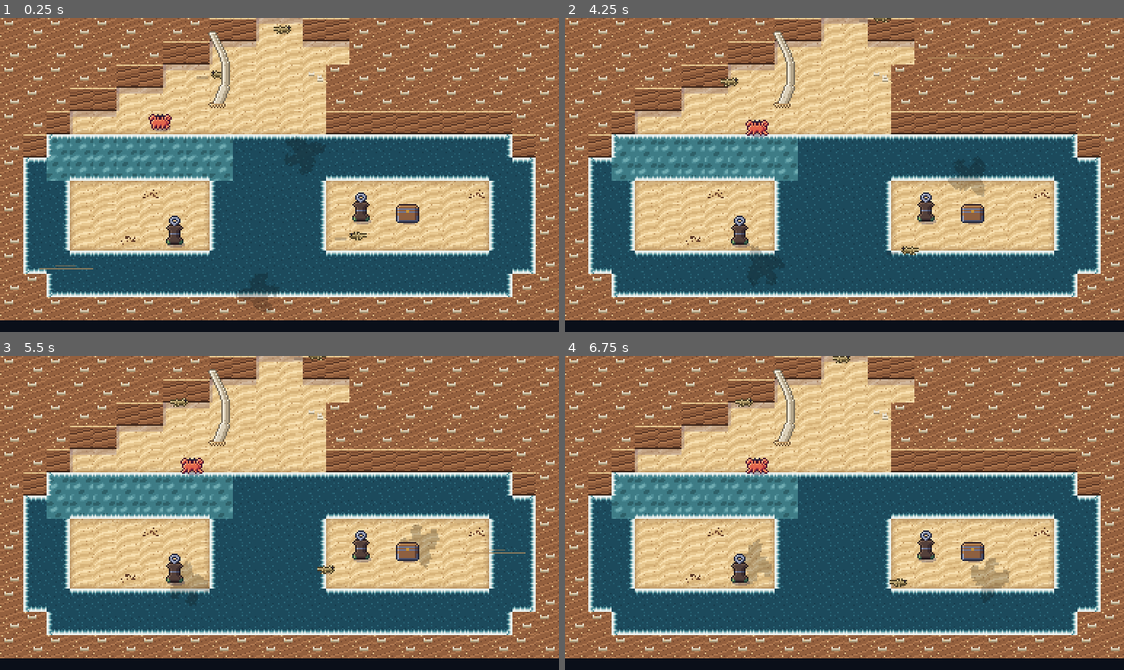
Above: before the commit, frames 1-4 (two rows, left to right).
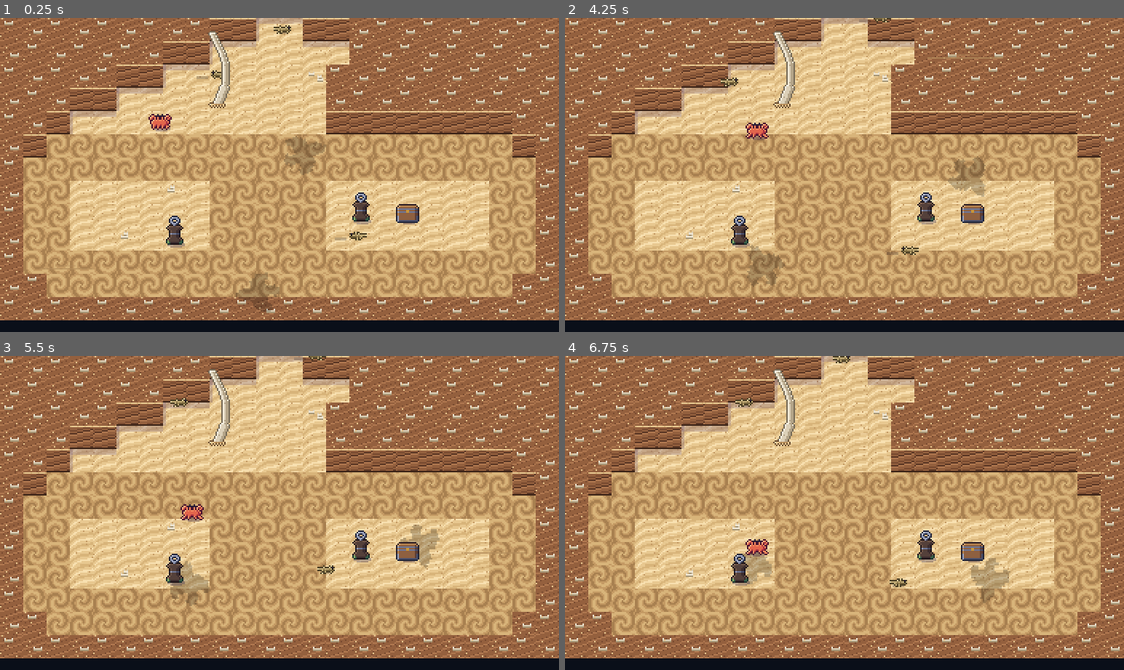
Above: after the commit, the same moments.

Repository: ashciraulo/Leviathan
Game: Godot game, scene res://rooms/room_10_1.tscn
Two runs of this game, one before a commit and one after it. Both use one fixed random seed, a clock stepped at 60 frames per second and the inputs below. This scene is started directly instead of the project's main scene.
Inputs (mouse positions are in pixels of both pictures, inside the frame that each line leads up to):
- Up to frame 1 (0.25 s): no input
- Up to frame 2 (4.25 s): tap Enter (ui_accept) at 0.5, 0.77, 1.07, 3.77, 4.07 s; move the mouse to (967, 159) at 0.52 s; hold D (move_right) 0.53-1.25 s; hold J (attack) 0.53-1.25 s; click (967, 159) at 0.67 s; drag from (732, 190) to (755, 118) at 1.27 s; move the mouse to (900, 105) at 2.02 s; hold D (move_right) 2.03-2.75 s; hold K (interact) 2.03-2.75 s; drag from (816, 237) to (755, 121) at 2.77 s; move the mouse to (1012, 222) at 3.52 s; hold A (move_left) from 3.53 s (still down); hold I (item_2) from 3.53 s (still down)
- Up to frame 3 (5.5 s): release A (move_left) at 4.25 s; release I (item_2) at 4.25 s; drag from (111, 465) to (195, 434) at 4.27 s; move the mouse to (307, 513) at 5.02 s; hold S (move_down) from 5.03 s (still down); hold Q (tab_prev) from 5.03 s (still down); click (307, 513) at 5.17 s
- Up to frame 4 (6.75 s): release S (move_down) at 5.75 s; release Q (tab_prev) at 5.75 s; drag from (760, 434) to (928, 547) at 5.77 s; move the mouse to (967, 497) at 6.52 s; hold W (move_up) from 6.53 s (still down); hold J (attack) from 6.53 s (still down)

The runs differ from the first frame. In frame 1, 35% of the frame differs, in the area x 4-96%, y 36-89%; in frame 2, 35%; in frame 3, 35%; in frame 4, 36%, in the area x 4-96%, y 32-89%.

Commit message:
Review: Sinkwhorl Flats (sinking sand, so the Diver's Helm can't skip the hook posts), Kestrel Reach's stream ends on a rock so the hook is thrown from still ground, secret checks fall back when the room is out of reach
Co-Authored-By: Claude Opus 5.5 <noreply@anthropic.com>
Claude-Session: https://claude.ai/code/session_01UYEn5XZXkHTUvmfLbrhNvJ

Diff:
--- a/locale/strings.csv
+++ b/locale/strings.csv
@@ -562,7 +562,7 @@
 ROOM_ROOTBOUND_HOLLOW,Rootbound Hollow
 ROOM_SPORECAP_WARREN,Sporecap Warren
 ROOM_WHALEFALL_STEPS,Whalefall Steps
-ROOM_BRINEGLASS_BASIN,Brineglass Basin
+ROOM_SINKWHORL_FLATS,Sinkwhorl Flats
 ROOM_KESTREL_REACH,Kestrel Reach
 ROOM_BLEACHED_STRAND,Bleached Strand
 ROOM_RIB_HOLLOW,Rib Hollow
--- a/rooms/room_10_1.tscn
+++ b/rooms/room_10_1.tscn
@@ -4,7 +4,7 @@
 
 [node name="Room" type="Node2D"]
 script = ExtResource("1_room")
-name_key = "ROOM_BRINEGLASS_BASIN"
+name_key = "ROOM_SINKWHORL_FLATS"
 biome = "ossuary"
 chest_item = "glint"
 chest_count = 200
@@ -13,11 +13,11 @@
 #######.......##########
 #####....U....##########
 ###...c.......##########
-##~~~~~~~~QQQQQQQQQQQQ##
-#Q~~~~~~~~QQQQQQQQQQQQQ#
-#QQ......QQQQQ.......QQ#
-#QQ......QQQQQ.O.C...QQ#
-#QQ....O.QQQQQ.......QQ#
-#QQQQQQQQQQQQQQQQQQQQQQ#
-##QQQQQQQQQQQQQQQQQQQQ##
+##SSSSSSSSSSSSSSSSSSSS##
+#SSSSSSSSSSSSSSSSSSSSSS#
+#SS......SSSSS.......SS#
+#SS......SSSSS.O.C...SS#
+#SS....O.SSSSS.......SS#
+#SSSSSSSSSSSSSSSSSSSSSS#
+##SSSSSSSSSSSSSSSSSSSS##
 ########################"
--- a/rooms/room_7_-3.tscn
+++ b/rooms/room_7_-3.tscn
@@ -9,9 +9,9 @@
 chest_item = "glint"
 chest_count = 200
 layout = "########################
-#___________.....#_____#
-#___________...J.#_____#
-#>....______.....#_____#
+#__________......#_____#
+#__________....J.#_____#
+#>...._____.#....#_____#
 #....._________________#
 #..0.._________________#
 ......_________________#
--- a/tests/screenshots.gd
+++ b/tests/screenshots.gd
@@ -78,7 +78,7 @@
 		await _room_shots(game, {
 			Vector2i(9, 0): ["thin_whalefall_way_in", Vector2i(20, 6)],
 			Vector2i(10, 0): ["thin_whalefall_steps", Vector2i(2, 6)],
-			Vector2i(10, 1): ["thin_brineglass_basin", Vector2i(11, 2)],
+			Vector2i(10, 1): ["thin_sinkwhorl_flats", Vector2i(11, 2)],
 			Vector2i(7, -3): ["thin_kestrel_reach", Vector2i(2, 6)],
 		})
 		SaveManager.delete_save()
--- a/tests/smoke_test.gd
+++ b/tests/smoke_test.gd
@@ -4396,8 +4396,8 @@
 	await _wait(0.4)
 	var player: Player = game.player
 	player._invuln = 60.0
-	# Brineglass Basin: from the near reef the hook crosses the deep water,
-	# too wide to glide, to the chest reef, and a post brings Wren back.
+	# Sinkwhorl Flats: one great whorl of sinking sand between the reefs;
+	# the hook posts are the safe way over and back.
 	var basin: Room = game.current_room
 	for foe in _child_of(basin, Enemy):
 		foe.free()
@@ -4409,16 +4409,9 @@
 		player.use_item("tide_hook")
 		await _wait(1.3)
 		ends.append(player.global_position - basin.global_position)
-	_check(basin.coord == Vector2i(10, 1) and basin.tile_at(11, 8) == "Q", "Brineglass Basin's reefs are split by deep water")
+	_check(basin.coord == Vector2i(10, 1) and basin.tile_at(11, 8) == "S" and basin.has_node("SinkField"), "Sinkwhorl Flats' reefs are split by sinking sand")
 	_check(int(ends[0].x) / Room.TILE == 14 and int(ends[1].x) / Room.TILE == 8, "the hook pulls Wren out to the chest reef and back (at %s, %s)" % ends)
 	var before := GameState.bubbles
-	player.global_position = _tile_pos(basin, Vector2i(8, 7))
-	player.facing = Vector2.RIGHT
-	await _wait(0.1)
-	player.use_item("kite_cloak")
-	await _wait(2.0)
-	_check(GameState.bubbles == before - 1 and (player.global_position - basin.global_position).x < 10 * Room.TILE, "a glide over the deep water falls short")
-	GameState.refill()
 	# Kestrel Reach: a stream to the stack, the hook down to the chest
 	# ledge, and the low stream home.
 	var reach: Room = await _goto(game, Vector2i(7, -3), Vector2i(1, 6))
@@ -4426,6 +4419,7 @@
 		foe.free()
 	before = GameState.bubbles
 	ends.clear()
+	# (The stream ends at a rock on the stack's lip, so the hook is thrown from still ground.)
 	for move: Array in [[Vector2i(3, 3), Vector2.RIGHT, "kite_cloak", 3.0], [Vector2i(14, 3), Vector2.DOWN, "tide_hook", 1.3], [Vector2i(20, 9), Vector2.LEFT, "kite_cloak", 3.0]]:
 		player.global_position = _tile_pos(reach, move[0])
 		player.facing = move[1]
@@ -4434,7 +4428,7 @@
 		await _wait(move[3])
 		ends.append(player.global_position - reach.global_position)
 	_check(reach.coord == Vector2i(7, -3), "the gallery leads on to Kestrel Reach")
-	_check(ends[0].x > 12 * Room.TILE and ends[0].y < 4 * Room.TILE, "the stream sets Wren on the stack (at %s)" % ends[0])
+	_check(ends[0].x > 11 * Room.TILE and ends[0].y < 4 * Room.TILE, "the stream sets Wren on the stack (at %s)" % ends[0])
 	_check(int(ends[1].y) / Room.TILE == 9, "the hook drops Wren to the chest ledge (at %s)" % ends[1])
 	_check(ends[2].x < 6 * Room.TILE, "the low stream blows them home (at %s)" % ends[2])
 	_check(GameState.bubbles == before, "all without a fall")
